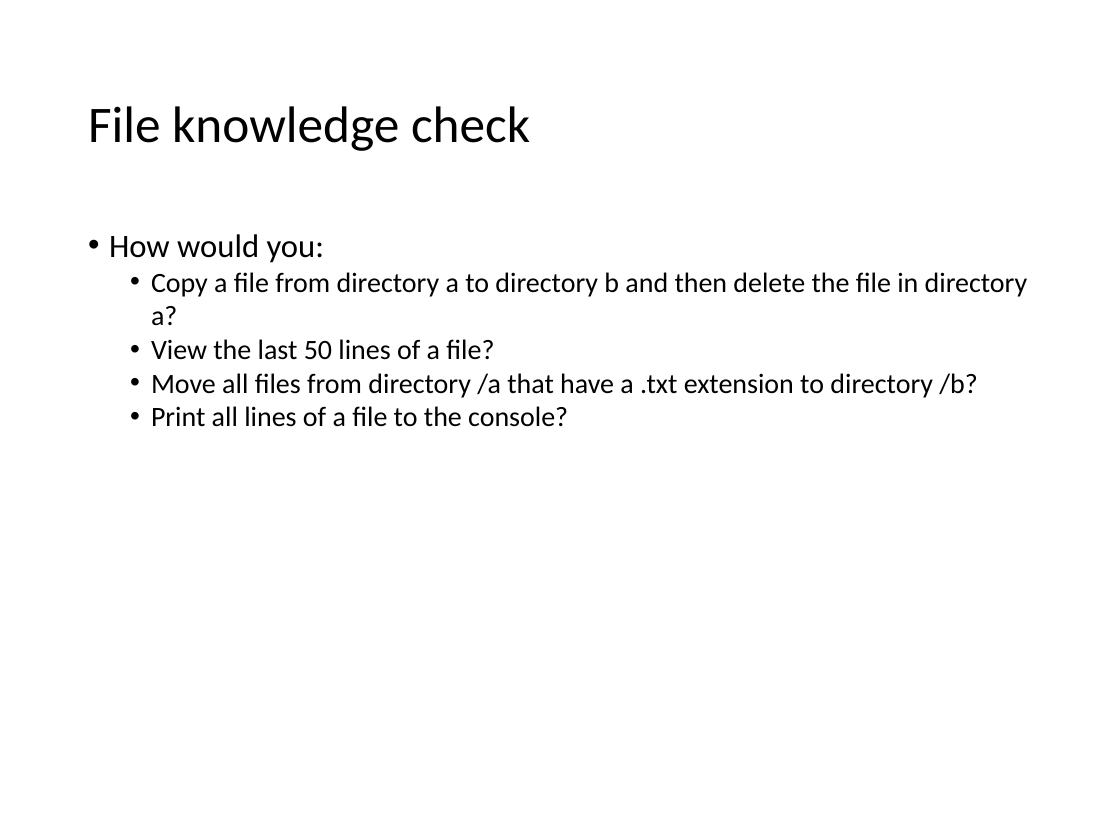
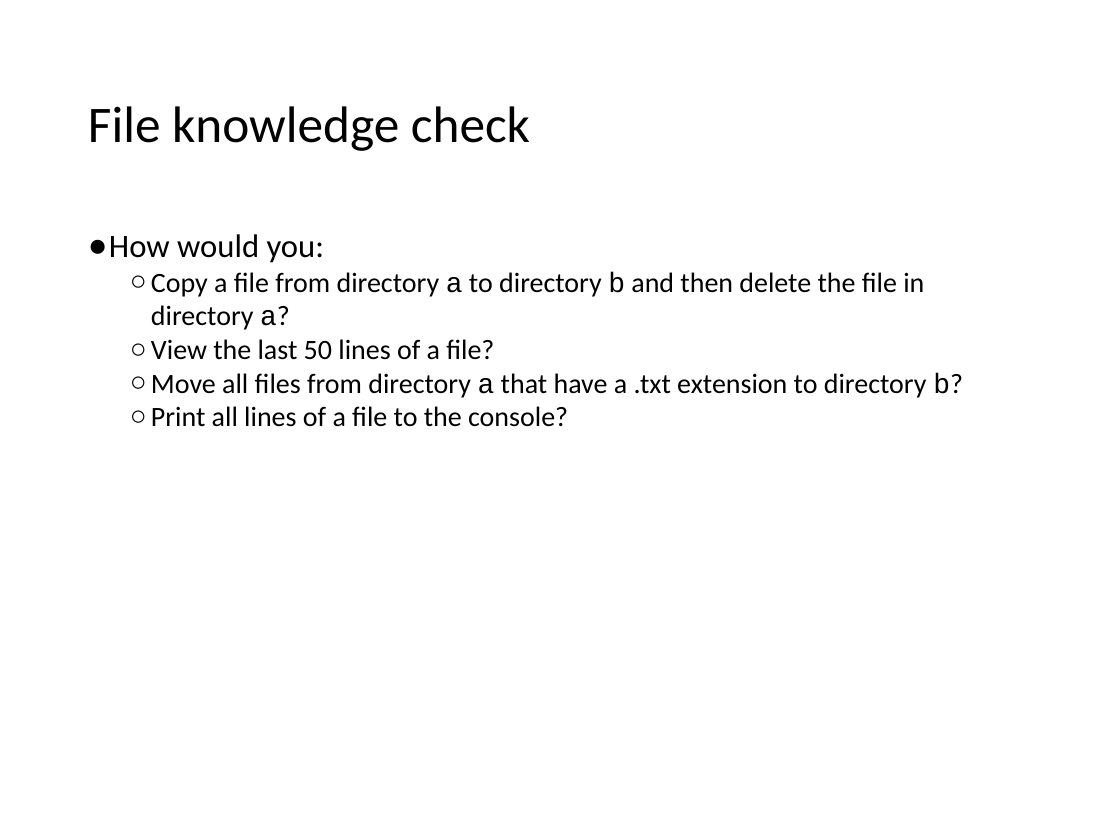
Before and after one commit to cmrsol/demo, a slide deck: slide 14 of linux-intro/shell_101.pptx (slide 13 before the commit). Drawn at 1120x840 pixels with LibreOffice and Linux fonts; fonts in the diff are those of the drawing. Boxes give left, top, right and bottom in pixels: in the first picture for what was removed or moved away, otherwise in the second. Text is boxed around its words. In the diff, an @@ line names an element or a change of style, - is before the commit and + after.

```diff
--- a/linux-intro/shell_101.pptx
+++ b/linux-intro/shell_101.pptx
@@ text at <box>109,234,924,427</box>: font Calibri to Courier New in "a b a?"; bullet • to ●; bullet • to ○ @@
@@ text at <box>151,373,963,398</box>: text changed @@
-  • Move all files from directory /a that have a .txt extension to directory /b?
+  ○ Move all files from directory a that have a .txt extension to directory b?
```
Also in this commit, not shown: 18 other slides changed, 11 slides added, 7 slides removed, 4 other files.
